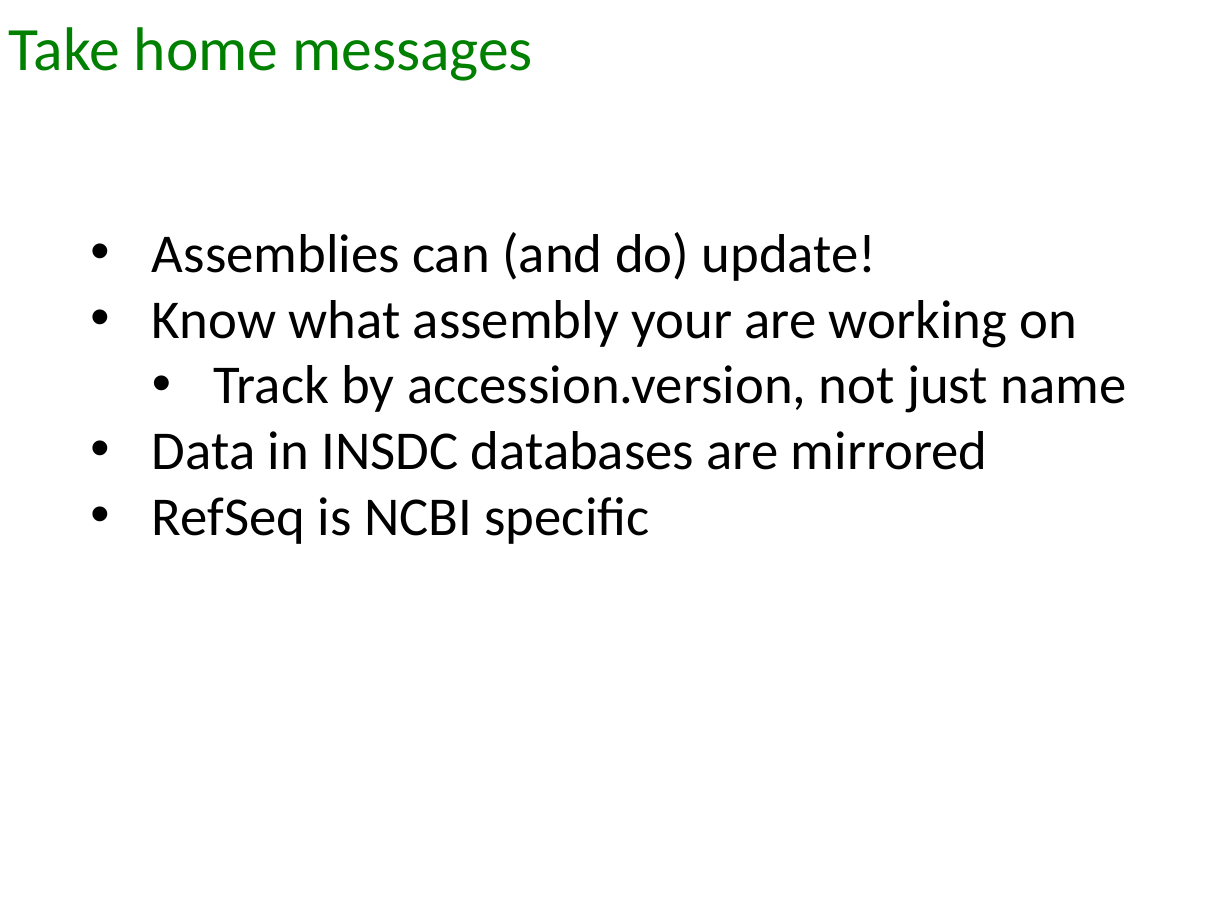
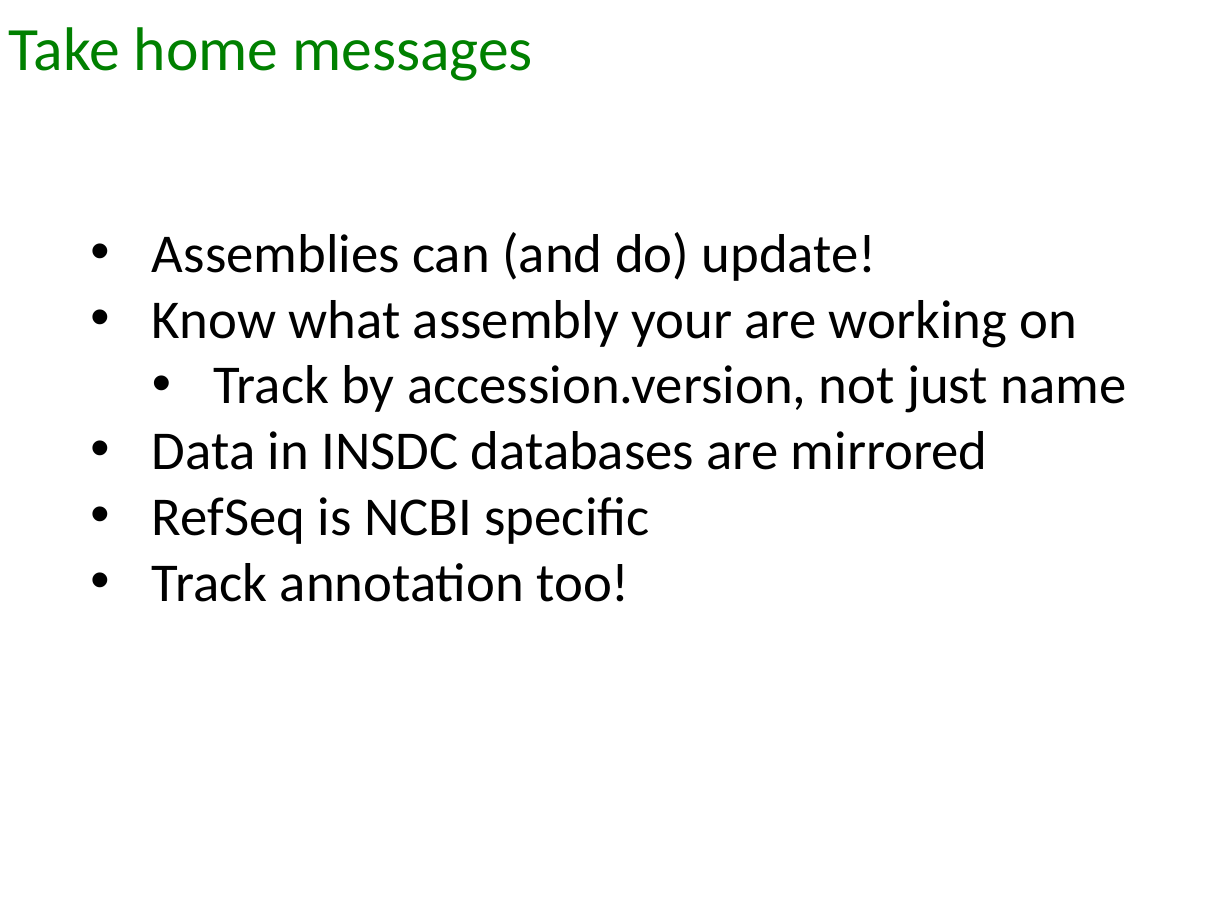
Before and after one commit to deannachurch/BHSC_Bioinformatics, a slide deck: slide 24 of 2014_07_23/SequenceTracking.pptx (slide 22 before the commit). Drawn at 1232x924 pixels with LibreOffice and Linux fonts; fonts in the diff are those of the drawing. Boxes give left, top, right and bottom in pixels: in the first picture for what was removed or moved away, otherwise in the second. Text is boxed around its words. In the diff, an @@ line names an element or a change of style, - is before the commit and + after.

```diff
--- a/2014_07_23/SequenceTracking.pptx
+++ b/2014_07_23/SequenceTracking.pptx
@@ text at [152, 563, 629, 602]: paragraph added @@
+• Track annotation too!
```
Also in this commit, not shown: 1 other slide changed, 3 slides added, 1 slide removed, 23 other files.
